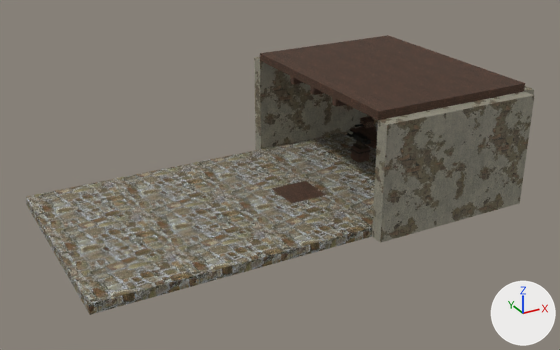
An edit to the Blender file projects/hichaukitoden-game/assets/authoring/environments/lauras_smith.blend, drawn before and after from the same camera.
The view is the same before and after, from a camera (50 mm lens) standing at (-16.34, -23.39, 12.36) and looking at (-3.72, -0.46, 0.89). The lights are fixed; the arrows at lower right show +X, +Y and +Z. The first picture is the older version.

Before the edit, the objects in view are built like this:
```python
me_anvil = bpy.data.meshes.new('anvil')
me_anvil.from_pydata(...)  # a box spanning x -0.27..0.27, y -0.27..0.27, z -0.28..0.28, material slot 0; a box spanning x -0.29..0.29, y -0.29..0.29, z 0.11..0.17, material slot 1; a box spanning x -0.172..0.172, y -0.294..0.294, z 0.28..0.36, material slot 2; a box spanning x -0.097..0.097, y -0.199..0.199, z 0.36..0.585, material slot 2; a box spanning x -0.15..0.15, y -0.233..0.385, z 0.565..0.775, material slot 1; a box spanning x -0.102..0.102, y -0.541..-0.181, z 0.59..0.75, material slot 1
me_anvil.materials.append(mat_sr_dark_wood)
me_anvil.materials.append(mat_sr_wrought_iron)
me_anvil.materials.append(mat_sr_forge_scale)
me_floor_apron_mesh = bpy.data.meshes.new('floor_apron_mesh')
me_floor_apron_mesh.from_pydata(...)  # a box spanning x -4.94..4.94, y -4.13..4.13, z -0.17..0.17
me_floor_apron_mesh.materials.append(mat_sr_rough_limestone)
me_floor_mesh = bpy.data.meshes.new('floor_mesh')
me_floor_mesh.from_pydata(...)  # a box spanning x -3.2..3.2, y -4.13..4.13, z -0.17..0.17
me_floor_mesh.materials.append(mat_sr_rough_limestone)
ob_anvil = bpy.data.objects.new('anvil', me_anvil)
ob_anvil.parent = ob_lauras_smith
ob_anvil.location = (0.95, 1.15, 0.28)
ob_floor = bpy.data.objects.new('floor', me_floor_mesh)
ob_floor.parent = ob_lauras_smith
ob_floor.location = (1.067, 0.0, -0.175)
ob_floor_apron = bpy.data.objects.new('floor_apron', me_floor_apron_mesh)
ob_floor_apron.parent = ob_lauras_smith
ob_floor_apron.location = (-7.074, 0.0, -0.175)
# also in view: 'exit_threshold' at (-2.88, -0.4, -0.17); 'side_wall_0_pier_0' at (1.07, -4.38, 1.78); 'side_wall_1_pier_0' at (1.07, 4.38, 1.78); 'ceiling' at (1.07, 0.0, 4.05)
```
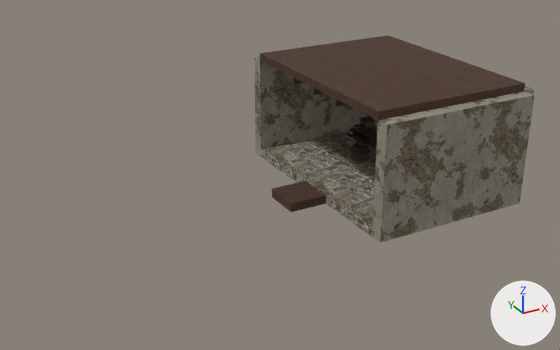
Changed parts and their boxes (x1, y1, x2, y2) in the pictures (560 x 350 px):
'floor_apron', deleted
    before: (26, 149, 372, 315)

The edits, one by one:
Object 'floor_apron' (ob_floor_apron) is deleted.
